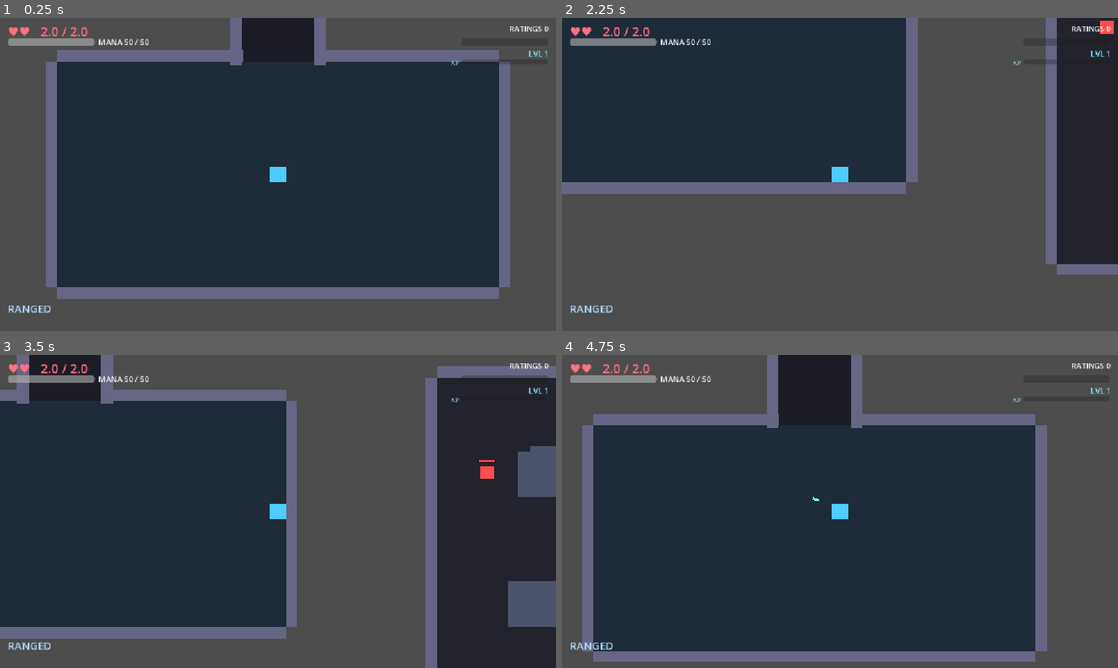
Above: before the commit, frames 1-4 (two rows, left to right).
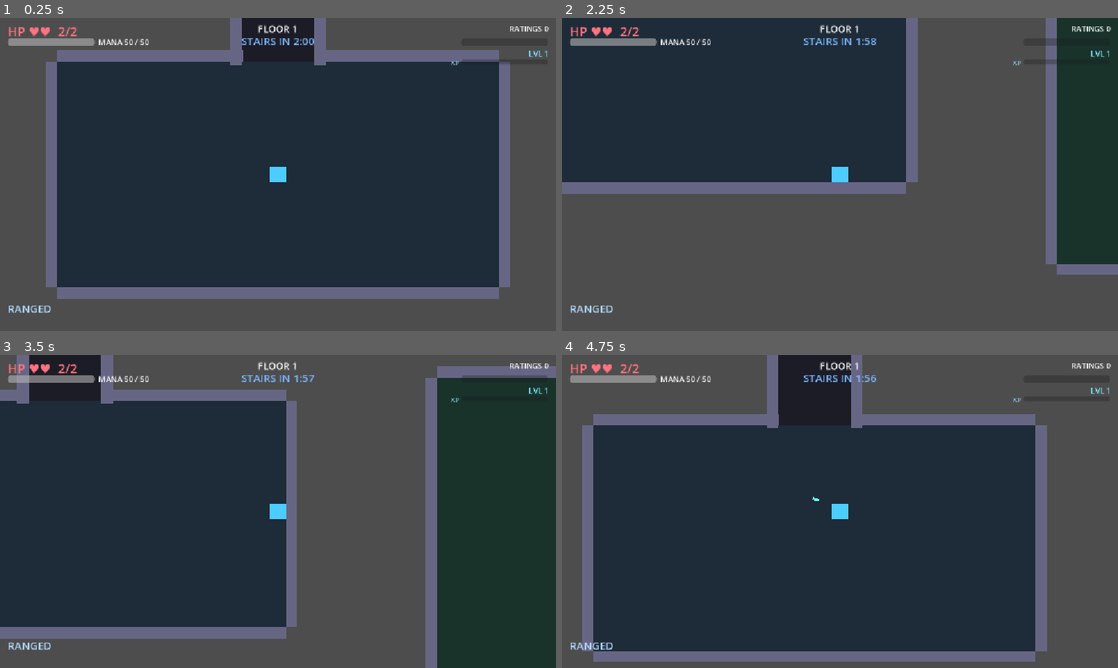
Above: after the commit, the same moments.

Repository: nderman/dungeon-grinder-cal
Game: Godot game, scene res://Floor.tscn
Same seed, same stepped clock (60 frames per second), same inputs: the game is played once before the commit and once after it.
Inputs (mouse positions are in pixels of both pictures, inside the frame that each line leads up to):
- Up to frame 1 (0.25 s): no input
- Up to frame 2 (2.25 s): tap Enter (ui_accept) at 0.5, 0.77, 1.07, 1.52, 1.55, 1.82 s; move the mouse to (962, 158) at 0.52 s; press the mouse at (962, 158) at 0.53 s; hold D (move_right) 0.53-1.28 s; tap E (interact) at 0.8, 1.35 s; move the mouse to (728, 190) at 1.27 s; release the mouse at (728, 190) at 1.28 s; hold S (move_down) 1.28-2.03 s; move the mouse to (895, 105) at 2.02 s; hold D (move_right) from 2.03 s (still down); hold Enter (ui_accept) from 2.03 s (still down)
- Up to frame 3 (3.5 s): click (333, 442) at 2.3 s; move the mouse to (250, 574) at 2.77 s; release D (move_right) at 2.78 s; release Enter (ui_accept) at 2.78 s; hold W (move_up) from 2.78 s (still down); tap Down (aim_down) at 2.85 s; tap Enter (ui_accept) at 3.02, 3.32 s; tap E (interact) at 3.05 s
- Up to frame 4 (4.75 s): move the mouse to (1006, 558) at 3.52 s; release W (move_up) at 3.53 s; hold Enter (ui_accept) 3.53-4.28 s; hold A (move_left) from 3.53 s (still down); tap Left (aim_left) at 3.6 s; move the mouse to (673, 464) at 4.27 s; tap Right (aim_right) at 4.35 s; tap Enter (ui_accept) at 4.52 s; click (673, 464) at 4.55 s

The runs differ from the first frame. In frame 1, 0.5% of the frame differs, in the area x 1-57%, y 2-9%; in frame 2, 0.6%; in frame 3, 3.0%, in the area x 1-100%, y 2-87%; in frame 4, 0.5%.

Commit message:
Floor progression: stairs, two-stage clock, descend, depth scaling
The descent loop: explore/grind/loot → kill the Floor Boss OR wait out the timer →
stairs open → descend to a deeper floor (run state carries over).

- Two-stage floor clock (GameManager): stairs open at STAIRS_OPEN_TIME (120s) OR the
  Floor Boss dies, whichever first; floor collapses at COLLAPSE_TIME (300s) with a
  lethal DoT. Killing the boss just opens the exits early (+ its loot) — skip it and
  forfeit those rewards. descend() keeps XP/level/items and regenerates a deeper floor.
- ~3 Stairs (Stairs.tscn) scattered in plain Combat rooms, always VISIBLE but LOCKED
  until open — so you can see the exits but can't leave early. Stairs + phase-doors
  (safe-room entrances) are spread out via a greedy farthest-point pick (~730-930px
  apart) for the sortie feel; cover that would wall a stair is cleared; a fallback
  stair is guaranteed even on tiny floors.
- Enemies + bosses scale with depth (×(1+0.2·(floor−1)) HP/damage, +more mobs deeper).
- Boss rooms now get cover too.
- HUD: FLOOR label + stairs/collapse countdown; health reads "HP ♥♥♥♥ 4/4" (no decimals).

Review fixes: descend() resets the clock first so collapse can't hit the descending
player (and guards re-entry); stairs descend if the player's already standing on one
when it unlocks.

Co-Authored-By: Claude Opus 4.7 (1M context) <noreply@anthropic.com>

Diff:
--- /dev/null
+++ b/game-client/entities/Stairs.gd
@@ -0,0 +1,39 @@
+# Stairs.gd
+# A floor exit. Several are scattered across non-boss rooms — always VISIBLE so you can see where
+# the exits are, but LOCKED until the stairs open (Floor Boss dies OR the timer elapses, via
+# GameManager.stairs_opened). Stepping onto an open stair descends to the next floor.
+extends Area2D
+
+@onready var _label: Label = $Label
+@onready var _visual: Polygon2D = $Visual
+var _open: bool = false
+
+func _ready() -> void:
+	body_entered.connect(_on_body_entered)
+	GameManager.stairs_opened.connect(_unlock)
+	if GameManager.stairs_open:
+		_unlock()
+	else:
+		_set_locked()
+
+func _set_locked() -> void:
+	modulate = Color(0.55, 0.55, 0.6, 0.7)   # dimmed = not yet usable
+	_label.text = "STAIRS (LOCKED)"
+
+func _unlock() -> void:
+	_open = true
+	modulate = Color(1, 1, 1, 1)
+	_label.text = "STAIRS DOWN"
+	# If the player was parked here waiting for the timer, body_entered won't re-fire — descend now.
+	for b in get_overlapping_bodies():
+		if b.is_in_group("player"):
+			GameManager.descend()
+			return
+
+func _on_body_entered(body: Node) -> void:
+	if not body.is_in_group("player"):
+		return
+	if _open:
+		GameManager.descend()
+	else:
+		SignalBus.toast.emit("Stairs locked — clear the boss or wait", global_position)
--- /dev/null
+++ b/game-client/entities/Stairs.tscn
@@ -0,0 +1,36 @@
+[gd_scene load_steps=3 format=3]
+
+[ext_resource type="Script" path="res://entities/Stairs.gd" id="1_stairs"]
+
+[sub_resource type="RectangleShape2D" id="rs_stairs"]
+size = Vector2(110, 110)
+
+[node name="Stairs" type="Area2D"]
+script = ExtResource("1_stairs")
+
+[node name="Visual" type="Polygon2D" parent="."]
+color = Color(0.95, 0.9, 0.4, 0.95)
+polygon = PackedVector2Array(-55, -55, 55, -55, 55, 55, -55, 55)
+
+[node name="Step1" type="Polygon2D" parent="."]
+color = Color(0.2, 0.18, 0.1, 0.9)
+polygon = PackedVector2Array(-40, -28, 40, -28, 40, -14, -40, -14)
+
+[node name="Step2" type="Polygon2D" parent="."]
+color = Color(0.2, 0.18, 0.1, 0.9)
+polygon = PackedVector2Array(-40, 0, 40, 0, 40, 14, -40, 14)
+
+[node name="Step3" type="Polygon2D" parent="."]
+color = Color(0.2, 0.18, 0.1, 0.9)
+polygon = PackedVector2Array(-40, 28, 40, 28, 40, 42, -40, 42)
+
+[node name="Label" type="Label" parent="."]
+offset_left = -70.0
+offset_top = -84.0
+offset_right = 70.0
+offset_bottom = -60.0
+horizontal_alignment = 1
+text = "STAIRS DOWN"
+
+[node name="CollisionShape2D" type="CollisionShape2D" parent="."]
+shape = SubResource("rs_stairs")
--- a/game-client/levels/LevelGenerator.gd
+++ b/game-client/levels/LevelGenerator.gd
@@ -26,6 +26,7 @@
 const WALL := Room.WALL
 const SIDES := Room.SIDES
 const CORRIDOR_COLOR := Color(0.11, 0.11, 0.15)
+const STAIRS_SCENE := preload("res://entities/Stairs.tscn")
 
 # Boss tiers. Scale + tint read the tier at a glance (Floor Boss = giant deep-red brute).
 const FLOOR_BOSS := {"hearts": 20.0, "damage": 2.0, "scale": 1.7, "tint": Color(1, 0.85, 0.85), "telegraph": 0.55, "speed": 340.0, "xp": 300}
@@ -42,6 +43,7 @@
 	# start a run if none is active so current_run_stats is populated before the player spawns.
 	if not GameManager.is_run_active:
 		GameManager.start_new_run()
+	GameManager.begin_floor()   # reset the stairs-open / collapse clock for this floor
 	var tree := _split(Rect2(Vector2.ZERO, WORLD), 0)
 	_collect_rooms(tree)
 	_connect_mst()
@@ -56,6 +58,7 @@
 	_build_walls()
 	_build_navmesh()
 	_populate()
+	_place_stairs()
 	_place_safe_room()
 	_spawn_player()
 
@@ -154,6 +157,41 @@
 		if c["a"] != i and c["b"] != i and rect.intersects(c["rect"]):
 			return true
 	return false
+
+# Greedily pick k rooms from `pool` (room indices) that are spread out — each pick maximises the
+# minimum distance to the anchor points (spawn/boss/already-placed specials). Keeps exits +
+# safe-room entrances distributed across the floor for the sortie feel.
+func _spread_pick(pool: Array, anchors: Array, k: int) -> Array:
+	var chosen := []
+	var pts := anchors.duplicate()
+	for _i in range(mini(k, pool.size())):
+		var best := -1
+		var best_d := -1.0
+		for idx in pool:
+			if idx in chosen:
+				continue
+			var d := _min_dist(rooms[idx]["rect"].get_center(), pts)
+			if d > best_d:
+				best_d = d
+				best = idx
+		if best == -1:
+			break
+		chosen.append(best)
+		pts.append(rooms[best]["rect"].get_center())
+	return chosen
+
+func _min_dist(c: Vector2, pts: Array) -> float:
+	var m := INF
+	for p in pts:
+		m = minf(m, c.distance_to(p))
+	return m
+
+func _centers_of(types: Array) -> Array:
+	var out := []
+	for r in rooms:
+		if r["type"] in types:
+			out.append(r["rect"].get_center())
+	return out
 
 func _adjacency() -> Array:
 	var adj := []
@@ -254,9 +292,11 @@
 	var phasedoors := mini(2 if others_n >= 5 else 1, others_n)
 	var minibosses := mini(neighborhood_bosses, maxi(0, others_n - phasedoors - 1))   # leave ≥1 Combat
 	for _n in range(minibosses):
-		rooms[combat.pop_front()]["type"] = "MiniBoss"   # from the leaf end
-	for _p in range(phasedoors):
-		rooms[combat.pop_back()]["type"] = "PhaseDoor"   # from the interior end
+		rooms[combat.pop_front()]["type"] = "MiniBoss"   # mini-arenas at the leaf end
+	# Phase-doors (safe-room entrances) spread across the remaining rooms, away from spawn + boss.
+	var anchors := [rooms[spawn_i]["rect"].get_center(), rooms[boss_i]["rect"].get_center()]
+	for idx in _spread_pick(combat, anchors, phasedoors):
+		rooms[idx]["type"] = "PhaseDoor"
 
 # --- Geometry build --------------------------------------------------------------------------
 
@@ -346,12 +386,13 @@
 	for r in rooms:
 		match r["type"]:
 			"Combat":
-				for _i in range(randi_range(2, 4)):
+				var extra := int((GameManager.current_floor - 1) / 2)   # more mobs deeper
+				for _i in range(randi_range(2, 4) + extra):
 					_spawn_enemy(r["node"])
 			"Boss":
-				_spawn_boss(r, FLOOR_BOSS)
+				_spawn_boss(r, FLOOR_BOSS, true)
 			"MiniBoss":
-				_spawn_boss(r, NEIGHBORHOOD_BOSS)
+				_spawn_boss(r, NEIGHBORHOOD_BOSS, false)
 			"PhaseDoor":
 				if phase_door_scene:
 					var pd := phase_door_scene.instantiate()
@@ -364,23 +405,31 @@
 	if scene == null:
 		return
 	var e := scene.instantiate()
+	var m := GameManager.floor_mult()   # deeper floors → tougher mobs
+	var hc := e.get_node_or_null("HealthComponent")
+	if hc:
+		hc.configured_hearts *= m
+	var ai := e.get_node_or_null("AIComponent")
+	if ai:
+		ai.damage_hearts *= m
 	room.enemies_root.add_child(e)
 	e.global_position = room.interior_point()
 
-func _spawn_boss(r: Dictionary, tier: Dictionary) -> void:
+func _spawn_boss(r: Dictionary, tier: Dictionary, is_floor_boss: bool) -> void:
 	var room: Room = r["node"]
 	if boss_scene == null:
 		_spawn_enemy(room)
 		return
+	var m := GameManager.floor_mult()   # deeper floors → tougher bosses
 	var b := boss_scene.instantiate()
 	var hc := b.get_node_or_null("HealthComponent")
 	if hc:
-		hc.configured_hearts = tier["hearts"]
+		hc.configured_hearts = tier["hearts"] * m
 		hc.xp_reward = tier["xp"]
 		hc.set_invulnerable(true)   # can't be sniped while dormant — must enter to fight it
 	var ai := b.get_node_or_null("AIComponent")
 	if ai:
-		ai.damage_hearts = tier["damage"]
+		ai.damage_hearts = tier["damage"] * m
 		ai.telegraph_duration = tier["telegraph"]
 		ai.move_speed = tier["speed"]
 		ai.start_active = false   # dormant until the arena locks
@@ -389,6 +438,10 @@
 	room.enemies_root.add_child(b)
 	b.global_position = room.global_position
 	_arm_boss_lock(r, b)
+	# Killing the Floor Boss opens the (scattered) stairs EARLY — that plus its loot is the
+	# reward for fighting it. Skip it and the stairs open on the timer anyway.
+	if is_floor_boss and hc:
+		hc.health_depleted.connect(GameManager.open_stairs)
 
 # Floor-1 bosses are arena-locked (DCC): the room seals the instant the player steps past a
 # doorway, until the boss falls. The trigger is inset so the seal lands just behind the player.
@@ -438,6 +491,35 @@
 			b.queue_free()
 	r["barriers"] = []
 
+# Scatter several stairs across non-boss / non-spawn rooms so the floor has multiple exits
+# reachable WITHOUT the boss (the boss only opens them early). Visible-but-locked until open.
+# Placed on the room's central vertical axis (x=0 → clear of corner cover) and offset down so it
+# misses any center occupant (a phase-door / mini-boss).
+func _place_stairs() -> void:
+	# Only plain Combat rooms (no boss/mini-boss lock, no phase-door clash) hold stairs, and they
+	# spread away from spawn, boss, phase-doors AND mini-bosses so the exits feel distributed.
+	var candidates := []
+	for i in range(rooms.size()):
+		if rooms[i]["type"] == "Combat":
+			candidates.append(i)
+	var anchors := _centers_of(["Spawn", "Boss", "PhaseDoor", "MiniBoss"])
+	var picked := _spread_pick(candidates, anchors, 3)
+	for idx in picked:
+		var r = rooms[idx]
+		var s := STAIRS_SCENE.instantiate()
+		r["node"].add_child(s)
+		s.position = Vector2(0, r["rect"].size.y * 0.25)
+		r["node"].clear_cover_at(s.position, 140.0)   # don't let cover wall off the stair
+	# Guarantee at least one exit: a pathological tiny floor (no plain Combat rooms) gets a stair
+	# in the boss room rather than being unexitable.
+	if picked.is_empty():
+		for r in rooms:
+			if r["type"] == "Boss":
+				var s := STAIRS_SCENE.instantiate()
+				r["node"].add_child(s)
+				s.position = Vector2(0, -r["rect"].size.y * 0.28)
+				break
+
 func _place_safe_room() -> void:
 	if safe_room_scene == null:
 		return
--- a/game-client/levels/Room.gd
+++ b/game-client/levels/Room.gd
@@ -22,6 +22,7 @@
 var size: Vector2 = Vector2(768, 768)
 var enemies_root: Node2D
 var _cover_rects: Array[Rect2] = []   # local-space footprints so spawns avoid cover
+var _cover_bodies: Array[Node] = []   # the cover StaticBody2Ds (so a stair can clear nearby ones)
 
 # Generator calls this BEFORE add_child so _ready paints the right floor/size.
 func setup(type: String, sz: Vector2) -> void:
@@ -95,8 +96,8 @@
 # the room so cover actually shows up in the varied BSP rooms (a fixed offset skipped most of
 # them). The central cross stays clear-ish so doorways aren't walled. Other room types stay clear.
 func _build_cover() -> void:
-	if room_type != "Combat":
-		return
+	if room_type not in ["Combat", "Boss", "MiniBoss"]:
+		return   # combat-ish rooms get cover; Spawn/Safe/PhaseDoor stay clear
 	var hx := size.x * 0.5
 	var hy := size.y * 0.5
 	if minf(hx, hy) < 150.0:
@@ -126,8 +127,14 @@
 			pass
 
 func _add_cover(pos: Vector2, block_size: Vector2) -> void:
-	_add_block(pos, block_size, COVER_COLOR)
+	_cover_bodies.append(_add_block(pos, block_size, COVER_COLOR))
 	_cover_rects.append(Rect2(pos - block_size * 0.5 - Vector2(40, 40), block_size + Vector2(80, 80)))
+
+# Free any cover blocks near a point (so a stair / feature dropped in after isn't walled off).
+func clear_cover_at(local_pos: Vector2, radius: float) -> void:
+	for b in _cover_bodies:
+		if is_instance_valid(b) and b.position.distance_to(local_pos) < radius:
+			b.queue_free()
 
 # A random point inside the walls (for spawning), avoiding cover footprints.
 func interior_point() -> Vector2:
--- a/game-client/scripts/autoloads/GameManager.gd
+++ b/game-client/scripts/autoloads/GameManager.gd
@@ -5,6 +5,17 @@
 extends Node
 
 const GREEN_ROOM_PATH := "res://ui/GreenRoom.tscn"
+const FLOOR_PATH := "res://Floor.tscn"
+
+# Floor progression (DCC): the **stairs open** at STAIRS_OPEN_TIME elapsed OR the instant the
+# Floor Boss dies — whichever comes first. So you can rush the boss for its XP/loot and leave
+# early, or skip it and take the timer-opened stairs (forfeiting the boss rewards). Either way a
+# **collapse** deadline at COLLAPSE_TIME ends the floor (lethal DoT if you're still on it).
+const STAIRS_OPEN_TIME := 120.0        # stairs auto-open at this elapsed time (skip-boss path)
+const COLLAPSE_TIME := 300.0           # floor collapses (lethal) at this elapsed time
+const COLLAPSE_DMG := 1.0              # hearts per tick once collapsing
+const COLLAPSE_INTERVAL := 0.5         # seconds between collapse ticks
+const FLOOR_DMG_PER_DEPTH := 0.2       # enemy hearts/damage scale: ×(1 + 0.2·(floor−1))
 
 # Ratings Spike reward table — {hype_pct, ratings} per achievement type.
 const SPIKE_TABLE := {
@@ -38,6 +49,11 @@
 var run_kills: int = 0                                    # mobs cancelled this run
 var _kill_times: Array[float] = []                        # recent kill timestamps (speed-demon detector)
 
+# --- FLOOR CLOCK ---
+var floor_elapsed: float = 0.0       # seconds on the current floor
+var stairs_open: bool = false        # can the player descend yet?
+var _collapse_accum: float = 0.0     # collapse-DoT tick accumulator
+
 # --- PROGRESSION (XP / LEVELS / SKILL POINTS) — the character-growth rail ---
 # Per DCC: kills grant XP; every level hands you 3 stat points to spend, and you may only
 # spend them in a Safe Room. Levels reset per run (roguelite); you re-grow each Season.
@@ -67,6 +83,60 @@
 signal floor_changed(floor: int)
 signal items_changed()
 signal loot_boxes_changed(count: int)   # pending boxes waiting to open at a Safe Room
+signal floor_clock(elapsed: float, stairs_open: bool)   # HUD countdown
+signal stairs_opened()                  # stairs are now usable (timer or boss kill)
+
+# Enemy stat multiplier for the current depth (deeper floors hit harder / have more HP).
+func floor_mult() -> float:
+	return 1.0 + FLOOR_DMG_PER_DEPTH * float(current_floor - 1)
+
+# Reset the floor clock — called on every floor load (first floor + each descent).
+func begin_floor() -> void:
+	floor_elapsed = 0.0
+	stairs_open = false
+	_collapse_accum = 0.0
+	floor_clock.emit(floor_elapsed, stairs_open)
+
+# Drives the stairs-open + collapse clock. Only ticks during an active run on a floor.
+func _process(delta: float) -> void:
+	if not is_run_active:
+		return
+	floor_elapsed += delta
+	if not stairs_open and floor_elapsed >= STAIRS_OPEN_TIME:
+		open_stairs()   # timer path (skip-boss)
+	if floor_elapsed >= COLLAPSE_TIME:
+		_tick_collapse(delta)
+	floor_clock.emit(floor_elapsed, stairs_open)
+
+func open_stairs() -> void:
+	if stairs_open:
+		return
+	stairs_open = true
+	stairs_opened.emit()
+	SignalBus.toast.emit("THE STAIRS ARE OPEN", Vector2.ZERO)
+
+# Floor's collapsing and you're still here — lethal DoT until you descend or die.
+func _tick_collapse(delta: float) -> void:
+	_collapse_accum += delta
+	if _collapse_accum < COLLAPSE_INTERVAL:
+		return
+	_collapse_accum = 0.0
+	var p := get_tree().get_first_node_in_group("player")
+	if p == null:
+		return
+	var hc := p.get_node_or_null("HealthComponent")
+	if hc:
+		hc.take_damage(COLLAPSE_DMG)
+
+# Descend to the next floor — keeps run state (XP/level/items), regenerates a deeper floor.
+func descend() -> void:
+	if not stairs_open:
+		return
+	begin_floor()   # reset the clock NOW so collapse can't tick on the descending player, and
+	                # stairs_open=false guards against a second descend() this frame
+	current_floor += 1
+	floor_changed.emit(current_floor)
+	get_tree().change_scene_to_file(FLOOR_PATH)
 
 # Queue a loot box (from an achievement) and ping the HUD so the player knows it's waiting.
 func add_loot_box(tier: int) -> void:
@@ -173,9 +243,6 @@
 	SignalBus.run_started.emit()   # resets per-run achievement dedup
 	SignalBus.xp_changed.emit(xp, xp_to_next(level), level)
 
-func advance_floor() -> void:
-	current_floor += 1
-	floor_changed.emit(current_floor)
 
 # Cal's Note: every entertaining act pays out in Ratings + Hype.
 func _on_ratings_spike(type: String) -> void:
--- a/game-client/ui/CombatHUD.gd
+++ b/game-client/ui/CombatHUD.gd
@@ -15,6 +15,8 @@
 @onready var weapon_label: Label = $Weapon
 @onready var quickbar_label: Label = $QuickBar
 @onready var boxes_label: Label = $Boxes
+@onready var floor_label: Label = $Floor
+@onready var clock_label: Label = $Clock
 
 const SPIKE_TEXT := {
 	"SPEED_DEMON": "SPEED DEMON!", "NEAR_DEATH": "NEAR DEATH!",
@@ -35,6 +37,9 @@
 	SignalBus.weapon_changed.connect(func(n): weapon_label.text = n)
 	GameManager.items_changed.connect(_refresh_quickbar)
 	GameManager.loot_boxes_changed.connect(_on_boxes)
+	GameManager.floor_clock.connect(_on_clock)
+	GameManager.floor_changed.connect(func(f): floor_label.text = "FLOOR %d" % f)
+	floor_label.text = "FLOOR %d" % GameManager.current_floor
 	_on_rating(GameManager.run_ratings)
 	_on_hype(GameManager.hype_meter)
 	_on_xp(GameManager.xp, GameManager.xp_to_next(GameManager.level), GameManager.level)
@@ -44,6 +49,25 @@
 	_bind_player.call_deferred()
 
 # Persistent reminder of loot boxes waiting to be opened at the next Safe Room.
+# Stairs-open countdown, then the collapse countdown once stairs are open.
+func _on_clock(elapsed: float, stairs_open: bool) -> void:
+	if not stairs_open:
+		var rem: float = maxf(0.0, GameManager.STAIRS_OPEN_TIME - elapsed)
+		clock_label.text = "STAIRS IN %s" % _mmss(rem)
+		clock_label.modulate = Color(0.7, 0.85, 1, 1)
+	else:
+		var rem: float = GameManager.COLLAPSE_TIME - elapsed
+		if rem <= 0.0:
+			clock_label.text = "FLOOR COLLAPSING!"
+			clock_label.modulate = Color(1, 0.3, 0.3)
+		else:
+			clock_label.text = "COLLAPSE IN %s" % _mmss(rem)
+			clock_label.modulate = Color(1, 0.5, 0.4) if rem < 30.0 else Color(0.95, 0.8, 0.4)
+
+func _mmss(s: float) -> String:
+	var t := int(ceil(s))
+	return "%d:%02d" % [t / 60, t % 60]
+
 func _on_boxes(count: int) -> void:
 	boxes_label.text = "📦 %d loot box%s — open at a Safe Room" % [count, "" if count == 1 else "es"] if count > 0 else ""
 
@@ -78,12 +102,12 @@
 		_on_mana(mc.current_mana, mc.max_mana)
 
 func _on_health(current: float, maximum: float) -> void:
-	hearts.text = "%s   %s / %s" % [_hearts_glyphs(current, maximum), _fmt(current), _fmt(maximum)]
+	hearts.text = "HP %s  %s/%s" % [_hearts_glyphs(current, maximum), _fmt(current), _fmt(maximum)]
 
 func _hearts_glyphs(current: float, maximum: float) -> String:
 	var s := ""
 	for i in range(int(ceil(maximum))):
-		s += "♥" if current >= float(i + 1) else "♡"
+		s += "♥" if current >= float(i + 1) else "♡"   # the trailing number shows any half
 	return s
 
 func _on_mana(current: float, maximum: float) -> void:
@@ -127,4 +151,5 @@
 	tw.tween_property(ticker, "modulate:a", 0.0, 0.6)
 
 func _fmt(v: float) -> String:
-	return str(snappedf(v, 0.5))
+	var h := snappedf(v, 0.5)
+	return "%d" % int(roundf(h)) if is_equal_approx(h, roundf(h)) else "%.1f" % h
--- a/game-client/ui/CombatHUD.tscn
+++ b/game-client/ui/CombatHUD.tscn
@@ -94,6 +94,29 @@
 value = 0.0
 show_percentage = false
 
+[node name="Floor" type="Label" parent="."]
+anchor_left = 0.5
+anchor_right = 0.5
+offset_left = -120.0
+offset_top = 8.0
+offset_right = 120.0
+offset_bottom = 30.0
+theme_override_font_sizes/font_size = 20
+horizontal_alignment = 1
+text = "FLOOR 1"
+
+[node name="Clock" type="Label" parent="."]
+anchor_left = 0.5
+anchor_right = 0.5
+offset_left = -160.0
+offset_top = 32.0
+offset_right = 160.0
+offset_bottom = 58.0
+theme_override_font_sizes/font_size = 22
+theme_override_colors/font_color = Color(0.7, 0.85, 1, 1)
+horizontal_alignment = 1
+text = ""
+
 [node name="Ticker" type="Label" parent="."]
 anchor_left = 0.5
 anchor_right = 0.5
Not shown, added: game-client/entities/Stairs.gd.uid
Not shown, changed: docs/GDD.md
Not shown, changed: docs/TODO.md
